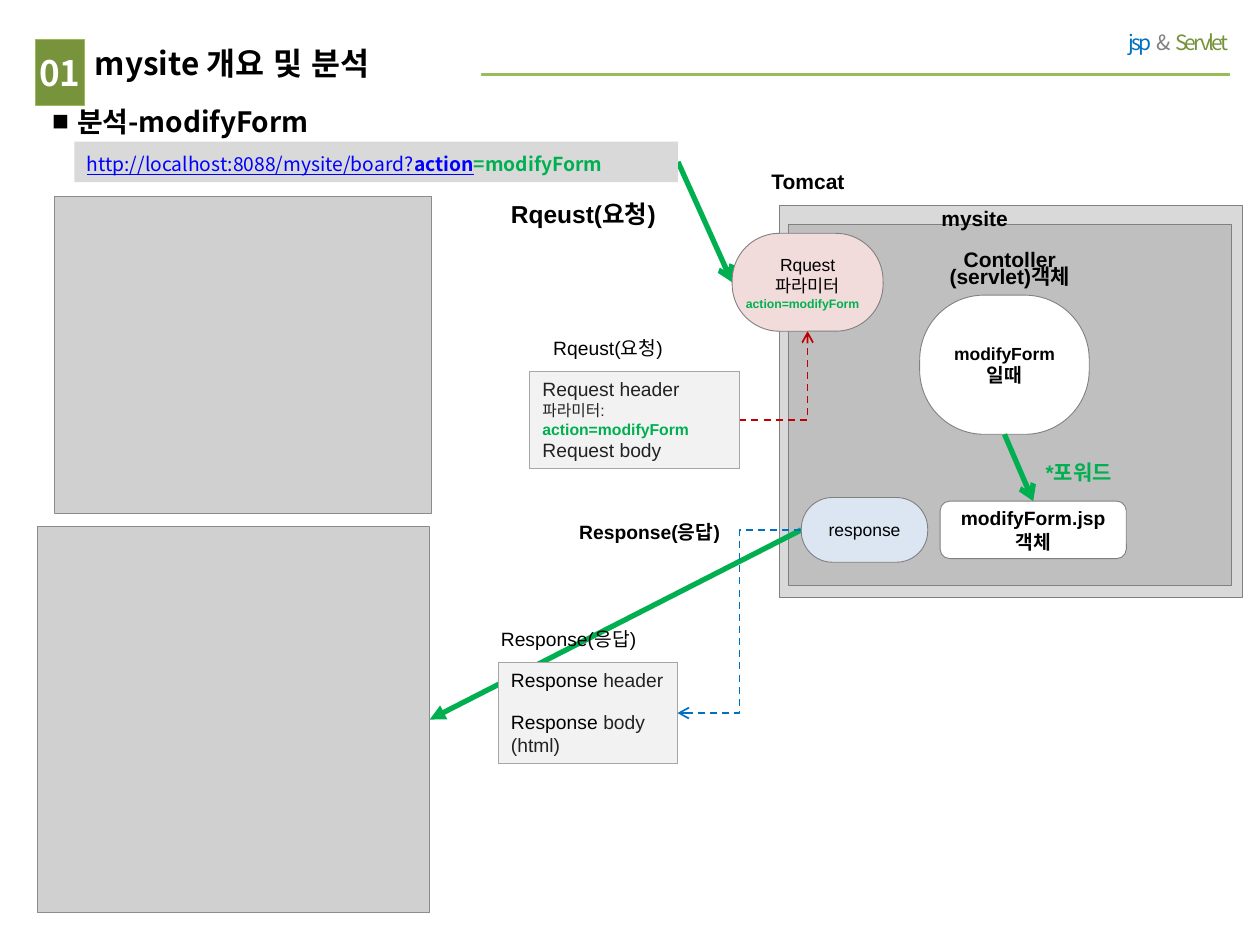
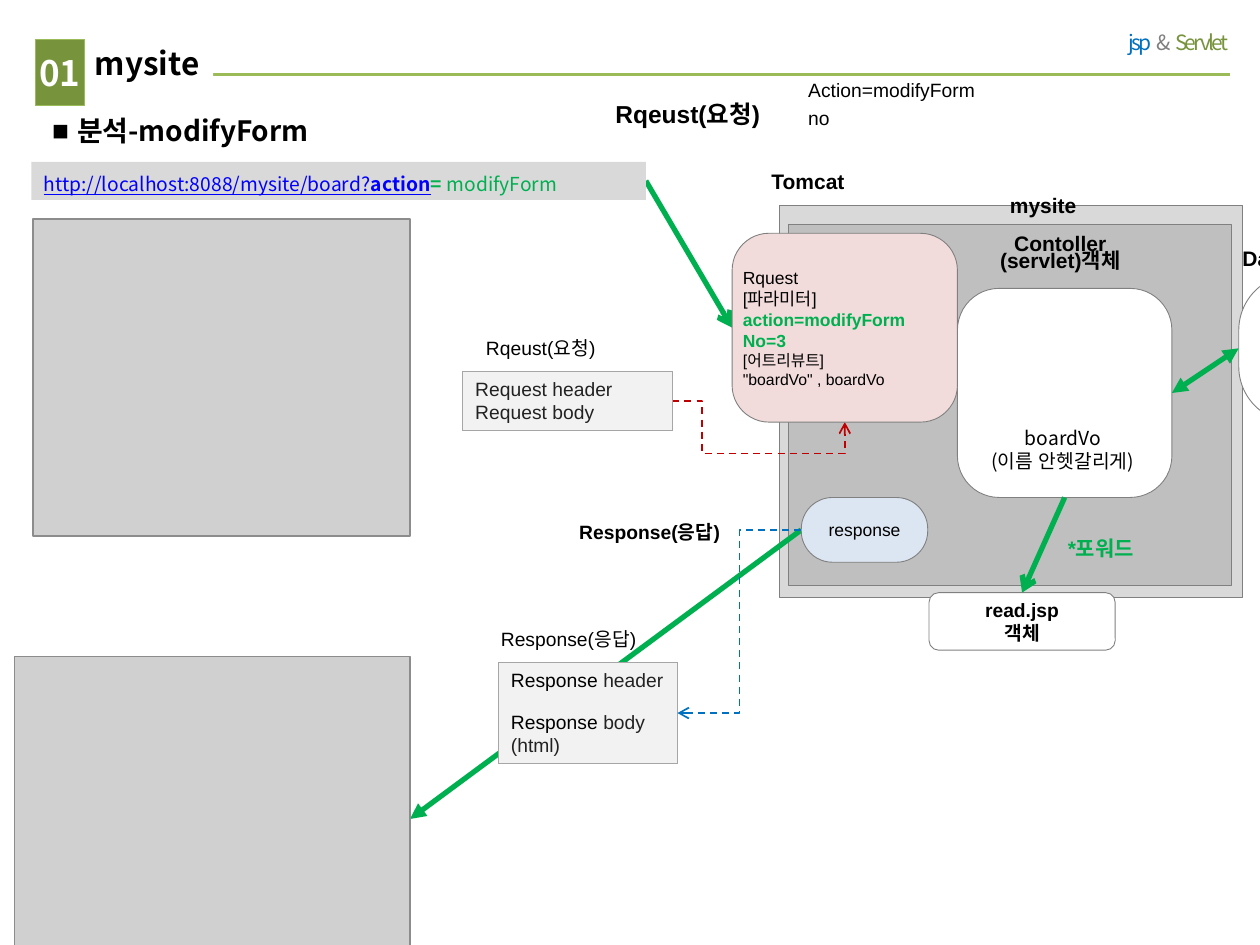
Before and after one commit to wonho951/mysite, a slide deck: slide 5 of mysite 그림.pptx. Drawn at 1260x945 pixels with LibreOffice and Linux fonts; fonts in the diff are those of the drawing; grey boxes stand for pictures. Boxes give left, top, right and bottom in pixels: in the first picture for what was removed or moved away, otherwise in the second. Text is boxed around its words. In the diff, an @@ line names an element or a change of style, - is before the commit and + after.

Commit message:
2021.07.21 board 그림

```diff
--- a/mysite 그림.pptx
+++ b/mysite 그림.pptx
@@ title at [95, 49, 200, 82]: text changed @@
-mysite 개요 및 분석
+mysite
@@ text "Rqeust(요청)": place and size @@
-text "Rqeust(요청)" at [511, 203, 656, 228]
+text "Rqeust(요청)" at [615, 103, 760, 128]
@@ text added at [808, 83, 975, 125], 11 pt, text #000000 @@
+Action=modifyForm
+no
@@ text "분석-modifyForm" rewrapped from [77, 104, 308, 139] to [77, 117, 308, 148] @@
@@ rectangle "http://localhost:8088/mysite/board?action= modifyForm": place and size @@
-rectangle "http://localhost:8088/mysite/board?action= modifyForm" at [74, 141, 678, 181]
+rectangle "http://localhost:8088/mysite/board?action= modifyForm" at [32, 161, 646, 199]
@@ text in rectangle at [44, 175, 557, 196]: spaces changed @@
-http://localhost:8088/mysite/board?action=modifyForm
+http://localhost:8088/mysite/board?action= modifyForm
@@ arrow moved from (678, 161) - (732, 282) to (646, 181) - (732, 328) @@
@@ text "mysite": place and size @@
-text "mysite" at [941, 211, 1007, 231]
+text "mysite" at [1010, 198, 1076, 217]
@@ picture: place and size @@
-picture at [54, 197, 431, 514]
+picture at [33, 219, 410, 537]
@@ rounded rectangle "Rquest": place and size @@
-rounded rectangle "Rquest" at [732, 233, 883, 331]
+rounded rectangle "Rquest" at [732, 233, 958, 422]
@@ rounded rectangle "Rquest" at [732, 233, 958, 422]: proportions changed @@
@@ text "Contoller": place and size @@
-text "Contoller" at [950, 252, 1070, 289]
+text "Contoller" at [1000, 236, 1120, 273]
@@ text added at [1230, 239, 1260, 277], 12 pt, text #000000, bold @@
+Dao 객체
@@ text in rounded rectangle at [743, 291, 817, 309]: text changed @@
-파라미터
+[파라미터]
@@ text in rounded rectangle at [743, 272, 905, 330]: size 7 to 10 pt in "action=modifyForm"; alignment centre to left @@
@@ rounded rectangle at [958, 289, 1172, 498]: proportions changed @@
@@ rounded rectangle: place and size @@
-rounded rectangle at [920, 295, 1090, 433]
+rounded rectangle at [958, 289, 1172, 498]
@@ rounded rectangle added at [1239, 275, 1260, 422], fill #FFFFFF, outline #808080 0.5 pt, 11 pt, text #000000 @@
+getBoardList()
@@ text "Rqeust(요청)": place and size @@
-text "Rqeust(요청)" at [553, 340, 663, 359]
+text "Rqeust(요청)" at [486, 340, 596, 359]
@@ text in rounded rectangle at [743, 335, 885, 385]: paragraphs added @@
+No=3
+[어트리뷰트]
+"boardVo" , boardVo
@@ text in rounded rectangle at [954, 347, 1055, 384]: text removed @@
-modifyForm
-일때
@@ double arrow added from (1172, 393) to (1239, 348), #00B050 3 pt @@
@@ rectangle "Request header": place and size @@
-rectangle "Request header" at [530, 372, 740, 469]
+rectangle "Request header" at [462, 372, 672, 431]
@@ text in rectangle at [542, 403, 689, 439]: paragraph removed @@
-파라미터: action=modifyForm
@@ elbow arrow moved from (740, 420) - (808, 331) to (673, 401) - (844, 422) @@
@@ text added at [991, 429, 1134, 472], 11 pt, text #000000 @@
+boardVo
+(이름 안헷갈리게)
@@ arrow moved from (1004, 435) - (1033, 501) to (1065, 498) - (1022, 592) @@
@@ arrow moved from (430, 719) - (801, 530) to (410, 819) - (801, 530) @@
@@ text "*포워드": place and size @@
-text "*포워드" at [1046, 463, 1112, 482]
+text "*포워드" at [1068, 539, 1134, 558]
@@ rounded rectangle "read.jsp": place and size @@
-rounded rectangle "read.jsp" at [940, 501, 1126, 559]
+rounded rectangle "read.jsp" at [929, 592, 1115, 650]
@@ text in rounded rectangle at [985, 603, 1059, 621]: text changed @@
-modifyForm.jsp
+read.jsp
@@ picture: place and size @@
-picture at [38, 527, 430, 914]
+picture at [15, 656, 411, 945]
```
Also in this commit, not shown: 7 other slides changed.
